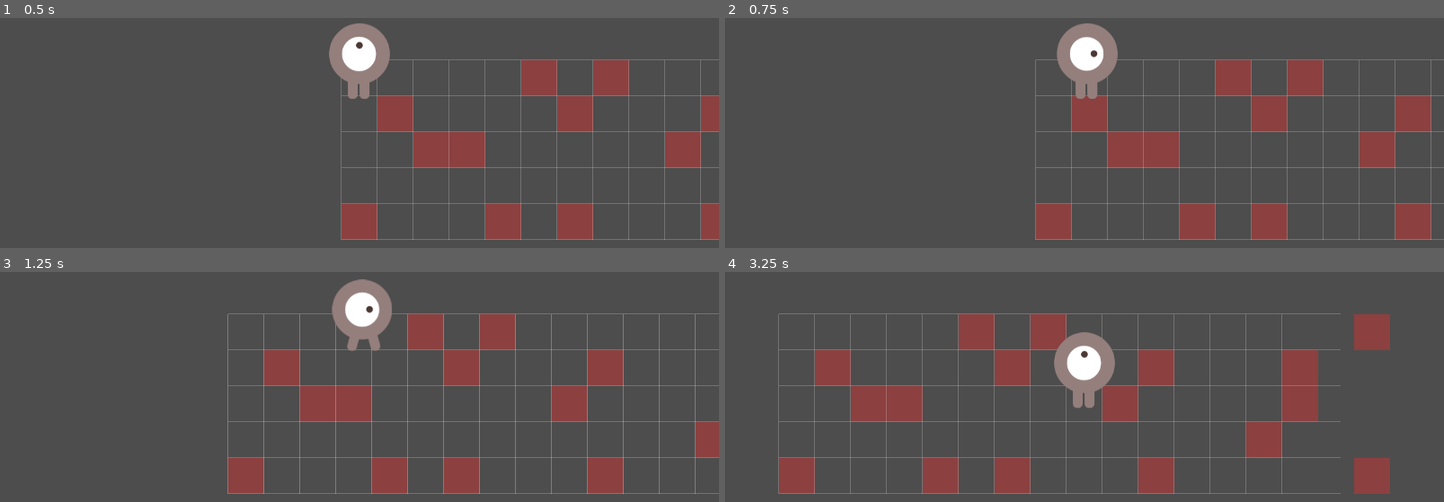
Above: before the commit, frames 1-4 (two rows, left to right).
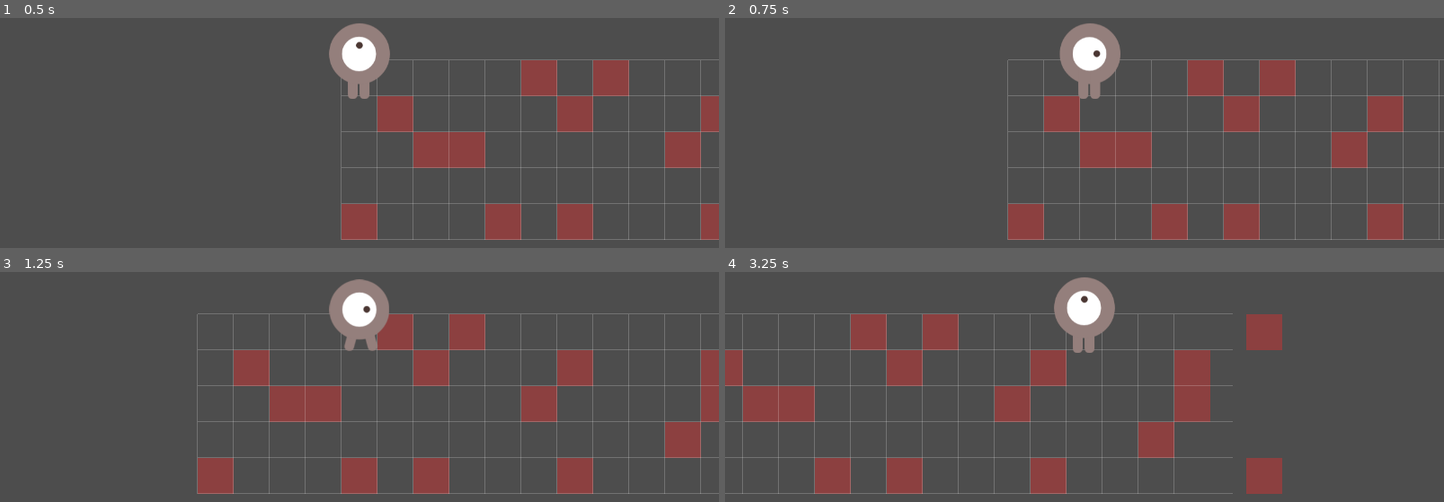
Above: after the commit, the same moments.

Repository: himanushi/godot-test
Game: Godot game, scene res://main.tscn
The game is run twice, just before and just after one commit, with the same random seed, the same clock (stepped at 60 frames per second) and the same inputs.
Inputs:
- Up to frame 1 (0.5 s): no input
- Up to frame 2 (0.75 s): tap Enter at 0.5 s; hold Right (ui_right) from 0.53 s (still down)
- Up to frame 3 (1.25 s): keep holding Right (ui_right)
- Up to frame 4 (3.25 s): release Right (ui_right) at 1.28 s; hold Down (ui_down) 1.28-2.03 s; hold Right (ui_right) 2.03-2.78 s; hold Up (ui_up) from 2.78 s (still down)

Frame 1 is identical in both runs. In frame 2, 16% of the frame differs, in the area x 39-100%, y 2-97%; in frame 3, 19%; in frame 4, 29%, in the area x 0-93%, y 2-97%.

Commit message:
fix: player.gd

Diff:
--- a/srpg/characters/player.gd
+++ b/srpg/characters/player.gd
@@ -1,7 +1,7 @@
 extends CharacterBody2D
 
 const GRID_SIZE = 64  # マス目のサイズ(ピクセル)
-const MOVE_SPEED = 300.0  # 移動速度
+const MOVE_SPEED = 600.0  # 移動速度
 const SPRITE_OFFSET = Vector2(0, -30)  # スプライト表示用オフセット
 
 var grid_position = Vector2i(0, 0)  # グリッド座標
